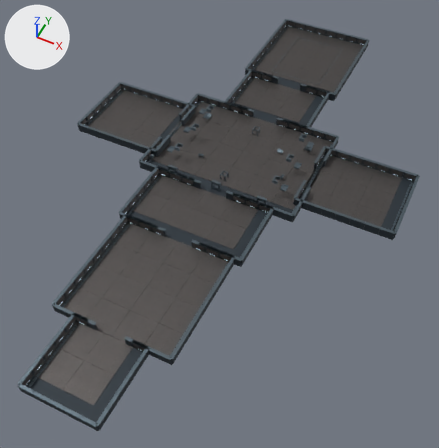
What one commit did to the glTF model public/assets/models/boarding_deck.glb.
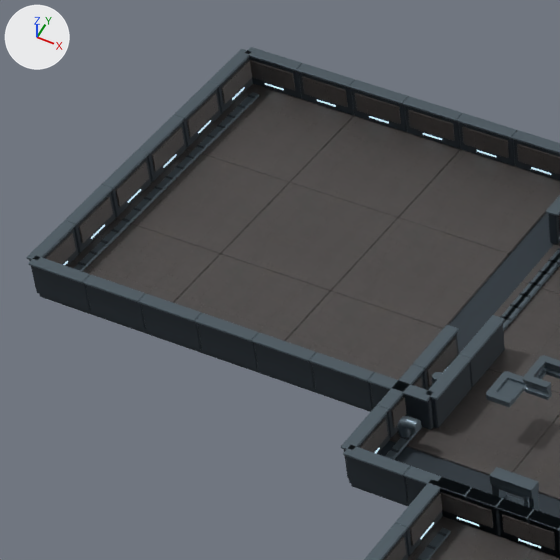
Each version is shown whole from a 50 mm lens placed at (27.8, -62.8, 61.1), pointed at (1.6, -10.3, -4.5), then close up on the part from 16% to 41% of the width and 16% to 41% of the height. Lighting does not change. The marker at upper left points along +X, +Y and +Z. The last two pictures show the newer version. Where no turn or scale is listed for an object, it has been applied to the vertices. Vertices at exactly the same position are counted once.

The first close-up shows 'command_architecture_0', 'command_architecture_1', 'command_architecture_2', 'engineering_architecture_0', 'engineering_architecture_1', 'engineering_architecture_2', 'rescue_architecture_0', 'rescue_architecture_1', 'rescue_architecture_2' and 2 more.
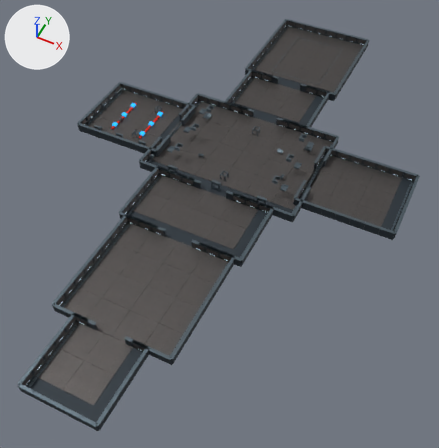
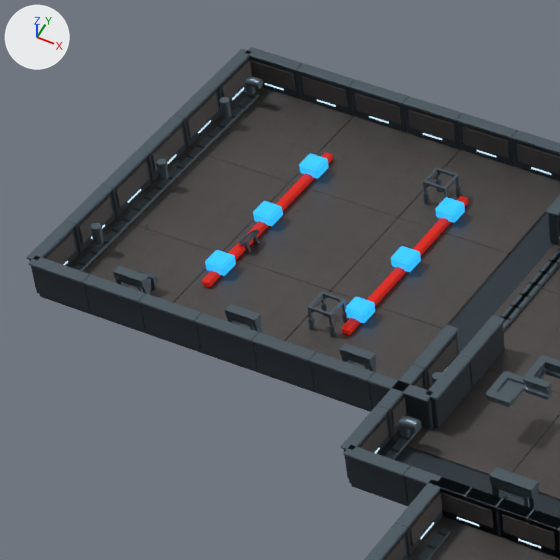
Commit message: Build the Engineering power sector

What differs and where, as boxes (x1, y1, x2, y2) in the close-ups (560 x 560 px):
'engineering_architecture_5', added: after (205, 153, 465, 323)
'engineering_architecture_4', added: after (201, 152, 469, 335)
part 1 of me_structural_rib_082, added: after (219, 97, 232, 118)
part 2 of me_structural_rib_082, added: after (156, 159, 170, 180)
part 3 of me_structural_rib_082, added: after (90, 223, 104, 244)
part 4 of me_structural_rib_082, added: after (225, 292, 377, 373)
part 5 of me_structural_rib_082, added: after (423, 167, 462, 204)
part 6 of me_structural_rib_082, added: after (113, 224, 158, 295)
part 7 of me_structural_rib_082, added: after (238, 229, 259, 252)
part 8 of me_structural_rib_082, added: after (244, 77, 263, 95)

Diff of the bpy script that builds the scene:
```diff
--- a/public/assets/models/boarding_deck.glb.py
+++ b/public/assets/models/boarding_deck.glb.py
@@ mat_deck_security_display @@
+mat_deck_security_display = principled_material('Deck security display')
+mat_deck_security_display.base_color = (0.01, 0.19, 0.42)  # blue #1979ad
+mat_deck_security_display.metallic = 0.18
+mat_deck_security_display.roughness = 0.24
+mat_deck_security_display.emission_color = (0.0238, 0.452, 1.0)  # blue #2bb3ff
+mat_deck_security_display.emission_strength = 1.008
@@ mat_deck_regulatory_warning @@
+mat_deck_regulatory_warning = principled_material('Deck regulatory warning')
+mat_deck_regulatory_warning.base_color = (0.72, 0.018, 0.008)  # red #dd2416
+mat_deck_regulatory_warning.metallic = 0.48
+mat_deck_regulatory_warning.roughness = 0.34
+mat_deck_regulatory_warning.emission_color = (0.18, 0.0045, 0.002)  # dark red #760e07
+mat_deck_regulatory_warning.emission_strength = 1.0
@@ me_structural_rib_082 @@
 # used by ob_engineering_architecture_2; location = (0.0, 0.0, 0.0)
-me_structural_rib_082.from_pydata(...)  # 624 vertices, 1144 faces; spans x -25.21..-10.79, y -6.21..6.21, z 0.0..1.23
+me_structural_rib_082.from_pydata(...)  # 1328 vertices, 2364 faces; spans x -25.21..-10.79, y -6.21..6.21, z 0.0..1.23
+# me_structural_rib_082 part 1: a new loose piece, a 6-sided cylinder along z spanning x -24.5..-24.2, y 3.43..3.77, z 0.42..1.02, in mat_deck_brushed_rib (greyish blue #616f79)
+# me_structural_rib_082 part 2: a new loose piece, a 6-sided cylinder along z spanning x -24.5..-24.2, y -0.17..0.17, z 0.42..1.02, in mat_deck_brushed_rib (greyish blue #616f79)
+# me_structural_rib_082 part 3: a new loose piece, a 6-sided cylinder along z spanning x -24.5..-24.2, y -3.77..-3.43, z 0.42..1.02, in mat_deck_brushed_rib (greyish blue #616f79)
+# me_structural_rib_082 part 4: 260 vertices added at x -18.52..-13.48, y -5.31..-2.95, z 0.02..1.13
+# me_structural_rib_082 part 5: 148 vertices added at x -16.65..-15.75, y 2.95..3.85, z 0.02..0.84
+# me_structural_rib_082 part 6: 126 vertices added at x -23.56..-21.48, y -5.31..-2.15, z 0.08..1.13
+# me_structural_rib_082 part 7: 108 vertices added at x -20.67..-20.18, y -1.67..-0.93, z 0.02..0.48
+# me_structural_rib_082 part 8: 26 vertices added at x -24.5..-23.9, y 4.83..5.17, z 0.42..1.02
 me_structural_rib_082.materials.append(mat_deck_brushed_rib)
@@ me_engineering_bus_node @@
+me_engineering_bus_node.from_pydata(...)  # 144 vertices, 264 faces; spans x -20.86..-15.14, y -3.06..3.06, z 0.11..0.53
+me_engineering_bus_node.materials.append(mat_deck_security_display)  # blue #1979ad, glowing blue #2bb3ff
@@ me_engineering_power_bus @@
+me_engineering_power_bus.from_pydata(...)  # 48 vertices, 88 faces; spans x -20.65..-15.35, y -3.6..3.6, z 0.02..0.24
+me_engineering_power_bus.materials.append(mat_deck_regulatory_warning)  # red #dd2416, glowing dark red #760e07
@@ ob_engineering_architecture_5 @@
+ob_engineering_architecture_5 = bpy.data.objects.new('engineering_architecture_5', me_engineering_bus_node)
+ob_engineering_architecture_5.location = (0.0, 0.0, 0.0)
@@ ob_engineering_architecture_4 @@
+ob_engineering_architecture_4 = bpy.data.objects.new('engineering_architecture_4', me_engineering_power_bus)
+ob_engineering_architecture_4.location = (0.0, 0.0, 0.0)
```
